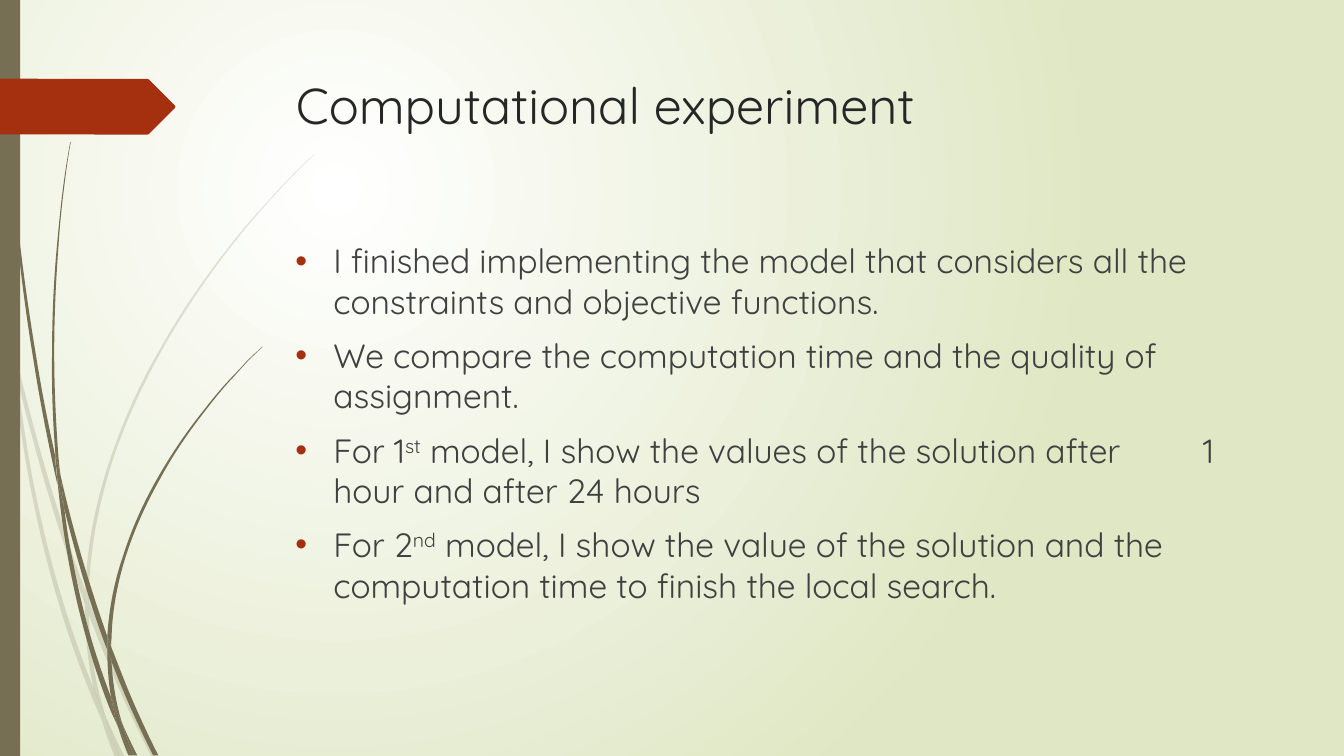
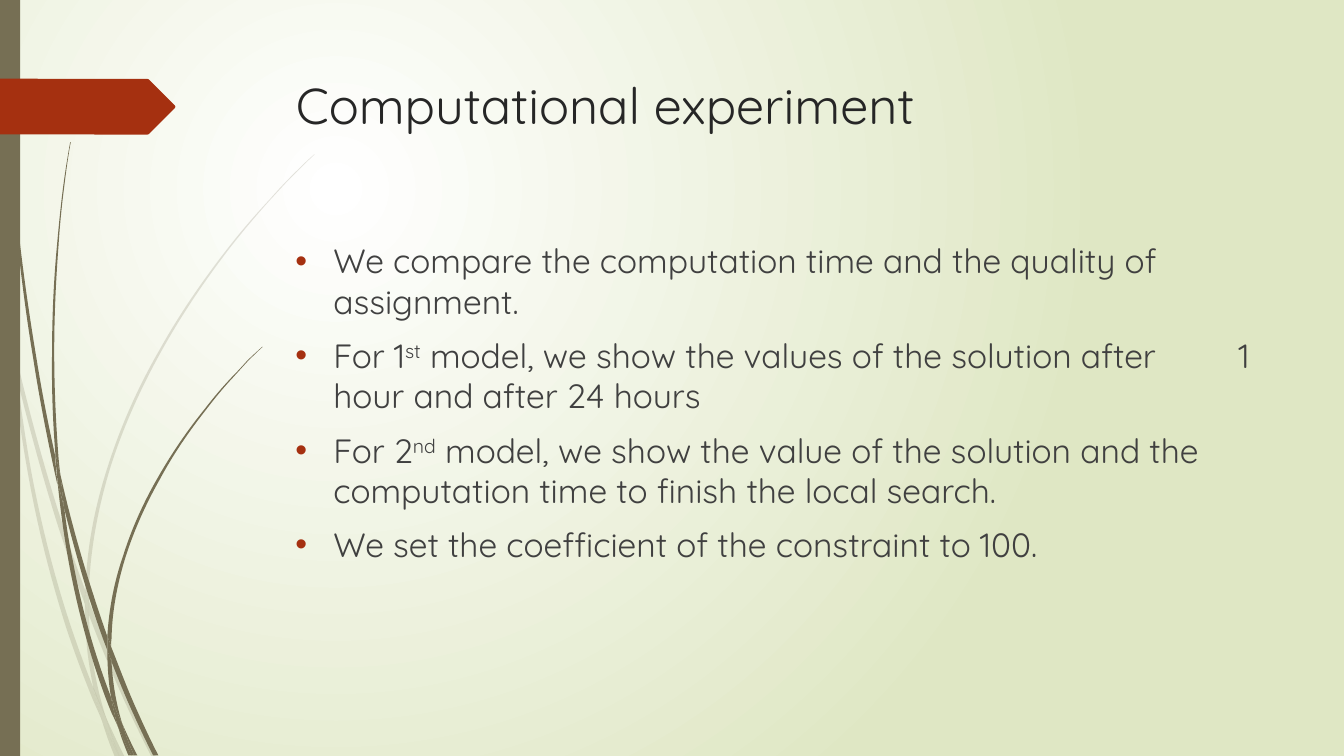
Before and after one commit to r-kurosu/kline_new, a slide deck: slide 36 of 竹田_修論発表.pptx (slide 35 before the commit). Drawn at 1344x756 pixels with LibreOffice and Linux fonts; fonts in the diff are those of the drawing. Boxes give left, top, right and bottom in pixels: in the first picture for what was removed or moved away, otherwise in the second. Text is boxed around its words. In the diff, an @@ line names an element or a change of style, - is before the commit and + after.

```diff
--- a/竹田_修論発表.pptx
+++ b/竹田_修論発表.pptx
@@ text at (x1=333, y1=248, x2=1187, y2=321): paragraph removed @@
-• I finished implementing the model that considers all the constraints and objective functions.
@@ text at (x1=333, y1=343, x2=1198, y2=558): text changed @@
-• For 1st model, I show the values of the solution after 1 hour and after 24 hours
-• For 2nd model, I show the value of the solution and the computation time to finish the local search.
+• For 1st model, we show the values of the solution after 1 hour and after 24 hours
+• For 2nd model, we show the value of the solution and the computation time to finish the local search.
+• We set the coefficient of the constraint to 100.
```
Also in this commit, not shown: 6 other slides changed, 2 slides added.
